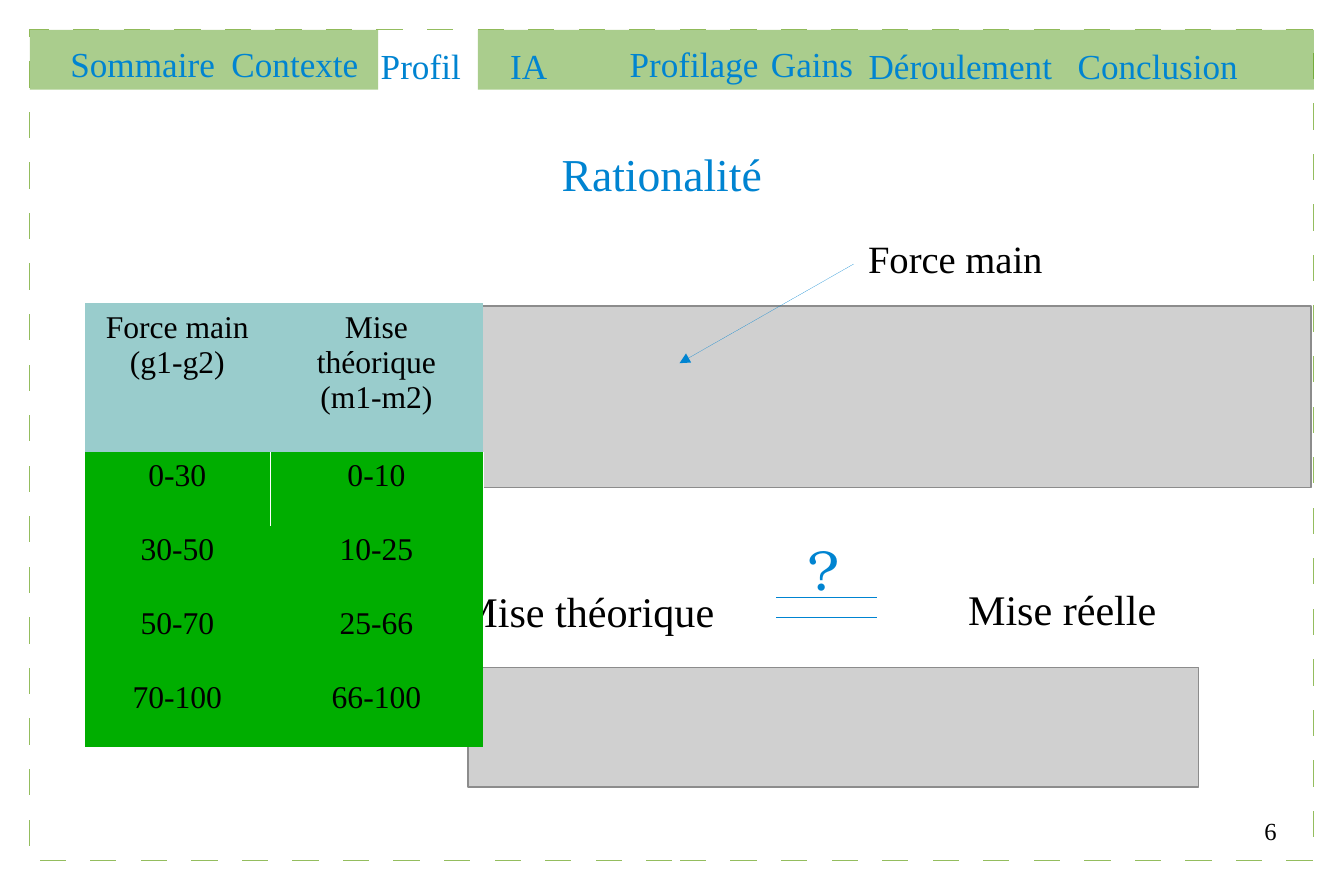
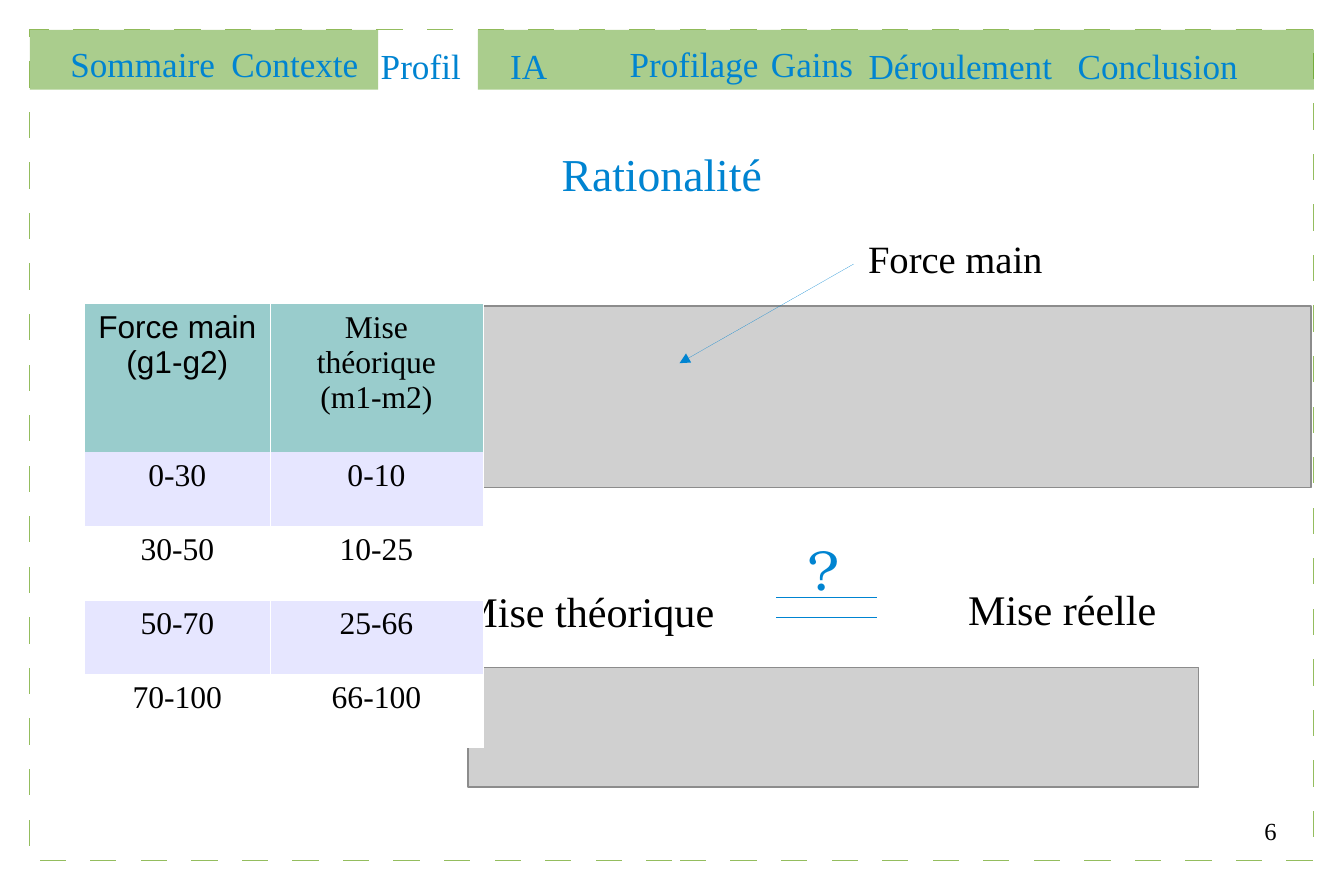
Before and after one commit to Gouga34/TERM1_Poker, a slide deck: slide 6 of Soutenance/presentation.odp. Drawn at 1344x896 pixels with LibreOffice and Linux fonts; fonts in the diff are those of the drawing; grey boxes stand for pictures. Boxes give left, top, right and bottom in pixels: in the first picture for what was removed or moved away, otherwise in the second. Text is boxed around its words. In the diff, an @@ line names an element or a change of style, - is before the commit and + after.

```diff
--- a/Soutenance/presentation.odp
+++ b/Soutenance/presentation.odp
@@ table at [85, 303, 483, 747] @@
@@ fill #00AE00 to #E6E6FF in 4 cells @@
@@ fill #00AE00 to #FFFFFF in 4 cells @@
@@ font Times New Roman to Arial in "Force main", "(g1-g2)" @@
@@ borders changed @@
```
Also in this commit, not shown: 8 other slides changed, 1 slide added, 2 other files.
